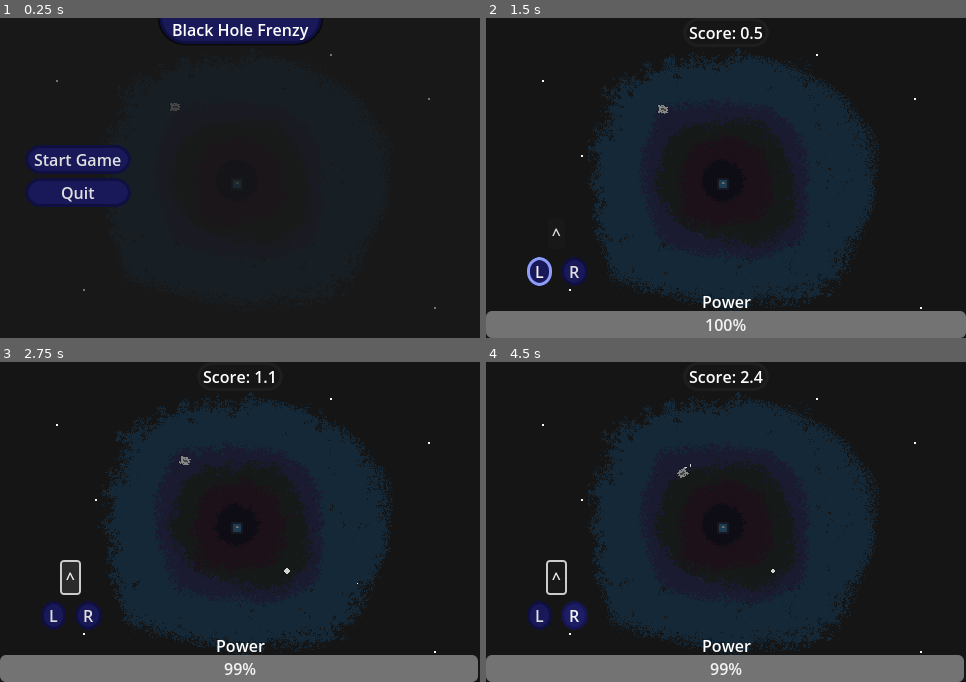
Above: before the commit, frames 1-4 (two rows, left to right).
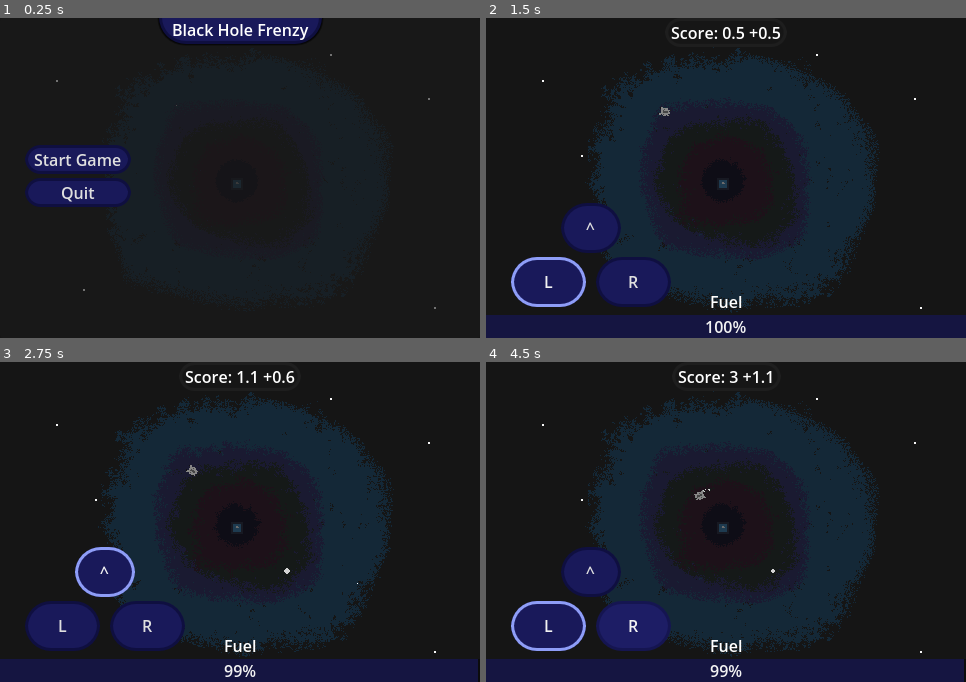
Above: after the commit, the same moments.

Repository: maiconpintoabreu/black_hole_frenzy
Game: Godot game, scene res://level.tscn
The game is run twice, just before and just after one commit, with the same random seed, the same clock (stepped at 60 frames per second) and the same inputs. The engine's default icon, where the game draws it, is replaced by a stand-in: a white triangle on a blue panel in a dark square.
Inputs:
- Up to frame 1 (0.25 s): no input
- Up to frame 2 (1.5 s): click "Start Game" at 0.5 s; click "L" at 1.25 s
- Up to frame 3 (2.75 s): click "^" at 2 s
- Up to frame 4 (4.5 s): click "R" at 2.75 s; hold Right (ui_right) 3.53-4.28 s; hold Left (ui_left) from 4.28 s (still down)

The runs differ from the first frame. In frame 1, less than 0.1% of the frame differs, in the area x 35-38%, y 26-30%; in frame 2, 15%; in frame 3, 15%, in the area x 0-100%, y 2-100%; in frame 4, 15%.

Commit message:
improve movement and ui

Diff:
--- a/Scripts/Level.gd
+++ b/Scripts/Level.gd
@@ -1,7 +1,7 @@
 extends Node2D
 var score:float = 0
 var gravity_direction:Vector2 = Vector2.ZERO
-@export var gravity_pull = 0.1
+@export var gravity_pull = 0.2
 @onready var character_body_2d: RigidBody2D = $CharacterBody2D
 @onready var black_hole: TextureRect = $CanvasLayer2/BlackHole
 @onready var game_over_panel: Panel = $CanvasLayer/GameOverPanel
@@ -49,6 +49,7 @@
 func _on_area_2d_body_entered(body: Node2D) -> void:
 	if body is Player:
 		is_dead = true
+		game_ui.hide()
 		character_body_2d.die()
 		game_over_panel.show()
 		fuel_spawner_timer.stop()
@@ -60,8 +61,9 @@
 func _on_level_timer_timeout() -> void:
 	if is_on_menu: return
 	if is_dead: return
-	score = score+(50/character_distance_black_hole)*level
-	score_label.text = str("Score: ",round_place(score,1))
+	var add_score:float = (50/character_distance_black_hole)*level
+	score = score+add_score
+	score_label.text = str("Score: ",round_place(score,1)," +",round_place(add_score,1))
 	if fmod(score, 20*level) == 0.0:
 		level = clamp(level+1,1,max_level)
 
--- a/Scripts/Player.gd
+++ b/Scripts/Player.gd
@@ -4,6 +4,8 @@
 @onready var left_turbune: AnimatedSprite2D = $LeftTurbune
 @onready var right_turbune: AnimatedSprite2D = $RightTurbune
 @onready var power_bar: ProgressBar = $"../CanvasLayer/GameUI/PowerBar"
+@onready var ship: Sprite2D = $Ship
+
 
 @export var engine_power:float = 1.4
 @export var spin_power:float = 1.8
@@ -46,6 +48,8 @@
 	rotation_dir = Input.get_axis("ui_left", "ui_right")
 	if is_turning_left:
 		rotation_dir = -1
+	elif is_turning_right:
+		rotation_dir = 1
 	if Input.is_action_pressed("ui_up") or is_thrusting:
 		thrust = transform.x * engine_power
 		left_turbune.show()
@@ -59,7 +63,12 @@
 			left_turbune.show()
 
 func _physics_process(delta:float)->void:
-	if is_dead: return
+	if is_dead:
+		ship.material.set_shader_parameter("dissolve_value",lerp(ship.material.get_shader_parameter("dissolve_value"),0.0,0.1))
+		return
+	else:
+		ship.material.set_shader_parameter("dissolve_value",lerp(ship.material.get_shader_parameter("dissolve_value"),1.0,0.1))
+
 	if power_bar.value < 1:
 		left_turbune.hide()
 		right_turbune.hide()
--- a/button_theme.tres
+++ b/button_theme.tres
@@ -68,9 +68,17 @@
 expand_margin_left = 5.0
 expand_margin_right = 5.0
 
+[sub_resource type="StyleBoxFlat" id="StyleBoxFlat_xgpe8"]
+bg_color = Color(0, 0, 0, 0.419608)
+
+[sub_resource type="StyleBoxFlat" id="StyleBoxFlat_giqhh"]
+bg_color = Color(0.0980392, 0.0980392, 0.352941, 0.682353)
+
 [resource]
 Button/styles/disabled = SubResource("StyleBoxFlat_3erxc")
 Button/styles/focus = SubResource("StyleBoxFlat_soa7s")
 Button/styles/hover = SubResource("StyleBoxFlat_l7sko")
 Button/styles/normal = SubResource("StyleBoxFlat_ixrqv")
 Button/styles/pressed = SubResource("StyleBoxFlat_nrb1d")
+ProgressBar/styles/background = SubResource("StyleBoxFlat_xgpe8")
+ProgressBar/styles/fill = SubResource("StyleBoxFlat_giqhh")
--- a/level.tscn
+++ b/level.tscn
@@ -74,6 +74,9 @@
 shadow_color = Color(0, 0, 0, 0.854902)
 shadow_size = 2
 
+[sub_resource type="RectangleShape2D" id="RectangleShape2D_tsrve"]
+size = Vector2(11, 8)
+
 [sub_resource type="FastNoiseLite" id="FastNoiseLite_osjon"]
 
 [sub_resource type="NoiseTexture2D" id="NoiseTexture2D_p6wq0"]
@@ -83,9 +86,6 @@
 shader = ExtResource("7_lynbn")
 shader_parameter/dissolve_value = 1.0
 shader_parameter/dissolve_texture = SubResource("NoiseTexture2D_p6wq0")
-
-[sub_resource type="RectangleShape2D" id="RectangleShape2D_tsrve"]
-size = Vector2(11, 8)
 
 [sub_resource type="SpriteFrames" id="SpriteFrames_o1t2e"]
 animations = [{
@@ -199,9 +199,10 @@
 anchor_top = 1.0
 anchor_right = 1.0
 anchor_bottom = 1.0
-offset_top = -27.0
+offset_top = -23.0
 grow_horizontal = 2
 grow_vertical = 0
+theme = ExtResource("5_n0hgv")
 value = 100.0
 
 [node name="PowersLabel" type="Label" parent="CanvasLayer/GameUI"]
@@ -217,7 +218,8 @@
 offset_bottom = -25.0
 grow_horizontal = 2
 grow_vertical = 0
-text = "Power"
+text = "Fuel"
+horizontal_alignment = 1
 
 [node name="Control" type="Control" parent="CanvasLayer/GameUI"]
 layout_mode = 1
@@ -230,27 +232,37 @@
 offset_bottom = -41.0
 grow_vertical = 0
 
-[node name="Left" type="Button" parent="CanvasLayer/GameUI/Control"]
+[node name="VBoxContainer" type="VBoxContainer" parent="CanvasLayer/GameUI/Control"]
 layout_mode = 0
-offset_right = 8.0
-offset_bottom = 8.0
+offset_left = -16.0
+offset_top = -54.0
+offset_right = 134.0
+offset_bottom = 46.0
+
+[node name="Forward" type="Button" parent="CanvasLayer/GameUI/Control/VBoxContainer"]
+custom_minimum_size = Vector2(50, 50)
+layout_mode = 2
+size_flags_horizontal = 4
+theme = ExtResource("5_n0hgv")
+text = "^"
+
+[node name="HBoxContainer" type="HBoxContainer" parent="CanvasLayer/GameUI/Control/VBoxContainer"]
+layout_mode = 2
+theme_override_constants/separation = 20
+
+[node name="Left" type="Button" parent="CanvasLayer/GameUI/Control/VBoxContainer/HBoxContainer"]
+custom_minimum_size = Vector2(50, 50)
+layout_mode = 2
+size_flags_horizontal = 3
 theme = ExtResource("5_n0hgv")
 text = "L"
 
-[node name="Right" type="Button" parent="CanvasLayer/GameUI/Control"]
-offset_left = 34.0
-offset_right = 51.0
-offset_bottom = 29.0
+[node name="Right" type="Button" parent="CanvasLayer/GameUI/Control/VBoxContainer/HBoxContainer"]
+custom_minimum_size = Vector2(50, 50)
+layout_mode = 2
+size_flags_horizontal = 3
 theme = ExtResource("5_n0hgv")
 text = "R"
-
-[node name="Forward" type="Button" parent="CanvasLayer/GameUI/Control"]
-layout_mode = 0
-offset_left = 16.0
-offset_top = -39.0
-offset_right = 33.0
-offset_bottom = -8.0
-text = "^"
 
 [node name="GameOverPanel" type="Panel" parent="CanvasLayer"]
 visible = false
@@ -346,14 +358,14 @@
 angular_damp = 2.0
 script = ExtResource("2_odqwc")
 
+[node name="CollisionShape2D" type="CollisionShape2D" parent="CharacterBody2D"]
+position = Vector2(-1.5, 0)
+shape = SubResource("RectangleShape2D_tsrve")
+
 [node name="Ship" type="Sprite2D" parent="CharacterBody2D"]
 material = SubResource("ShaderMaterial_jlvjp")
 rotation = 1.57079
 texture = ExtResource("2_nexx3")
-
-[node name="CollisionShape2D" type="CollisionShape2D" parent="CharacterBody2D"]
-position = Vector2(-1.5, 0)
-shape = SubResource("RectangleShape2D_tsrve")
 
 [node name="LeftTurbune" type="AnimatedSprite2D" parent="CharacterBody2D"]
 visible = false
@@ -378,12 +390,12 @@
 [connection signal="timeout" from="LevelTimer" to="." method="_on_level_timer_timeout"]
 [connection signal="timeout" from="FuelSpawnerTimer" to="FuelSpawner" method="_on_fuel_spawner_timer_timeout"]
 [connection signal="body_entered" from="CanvasLayer2/BlackHole/Area2D" to="." method="_on_area_2d_body_entered"]
-[connection signal="button_down" from="CanvasLayer/GameUI/Control/Left" to="CharacterBody2D" method="_on_left_button_down"]
-[connection signal="button_up" from="CanvasLayer/GameUI/Control/Left" to="CharacterBody2D" method="_on_left_button_up"]
-[connection signal="button_down" from="CanvasLayer/GameUI/Control/Right" to="CharacterBody2D" method="_on_right_button_down"]
-[connection signal="button_up" from="CanvasLayer/GameUI/Control/Right" to="CharacterBody2D" method="_on_right_button_up"]
-[connection signal="button_down" from="CanvasLayer/GameUI/Control/Forward" to="CharacterBody2D" method="_on_forward_button_down"]
-[connection signal="button_up" from="CanvasLayer/GameUI/Control/Forward" to="CharacterBody2D" method="_on_forward_button_up"]
+[connection signal="button_down" from="CanvasLayer/GameUI/Control/VBoxContainer/Forward" to="CharacterBody2D" method="_on_forward_button_down"]
+[connection signal="button_up" from="CanvasLayer/GameUI/Control/VBoxContainer/Forward" to="CharacterBody2D" method="_on_forward_button_up"]
+[connection signal="button_down" from="CanvasLayer/GameUI/Control/VBoxContainer/HBoxContainer/Left" to="CharacterBody2D" method="_on_left_button_down"]
+[connection signal="button_up" from="CanvasLayer/GameUI/Control/VBoxContainer/HBoxContainer/Left" to="CharacterBody2D" method="_on_left_button_up"]
+[connection signal="button_down" from="CanvasLayer/GameUI/Control/VBoxContainer/HBoxContainer/Right" to="CharacterBody2D" method="_on_right_button_down"]
+[connection signal="button_up" from="CanvasLayer/GameUI/Control/VBoxContainer/HBoxContainer/Right" to="CharacterBody2D" method="_on_right_button_up"]
 [connection signal="pressed" from="CanvasLayer/GameOverPanel/VBoxContainer/StartButton" to="." method="_on_start_button_pressed"]
 [connection signal="pressed" from="CanvasLayer/GameOverPanel/VBoxContainer/QuitButton" to="." method="_on_quit_button_pressed"]
 [connection signal="pressed" from="CanvasLayer/StartMenuPanel/VBoxContainer/StartButton" to="." method="_on_start_button_pressed"]
Binary file added: Sprites/ship_fuel.png
Not shown, added: Sprites/ship_fuel.png.import
Not shown: 1 places in button_theme.tres that only renumber resources
